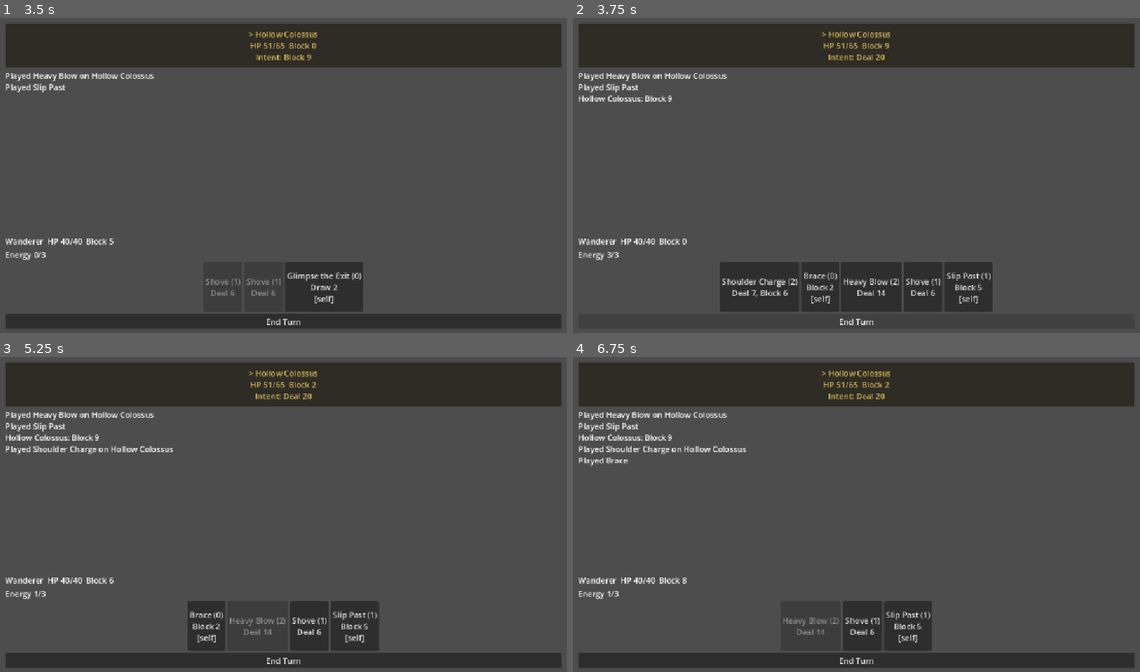
Above: before the commit, frames 1-4 (two rows, left to right).
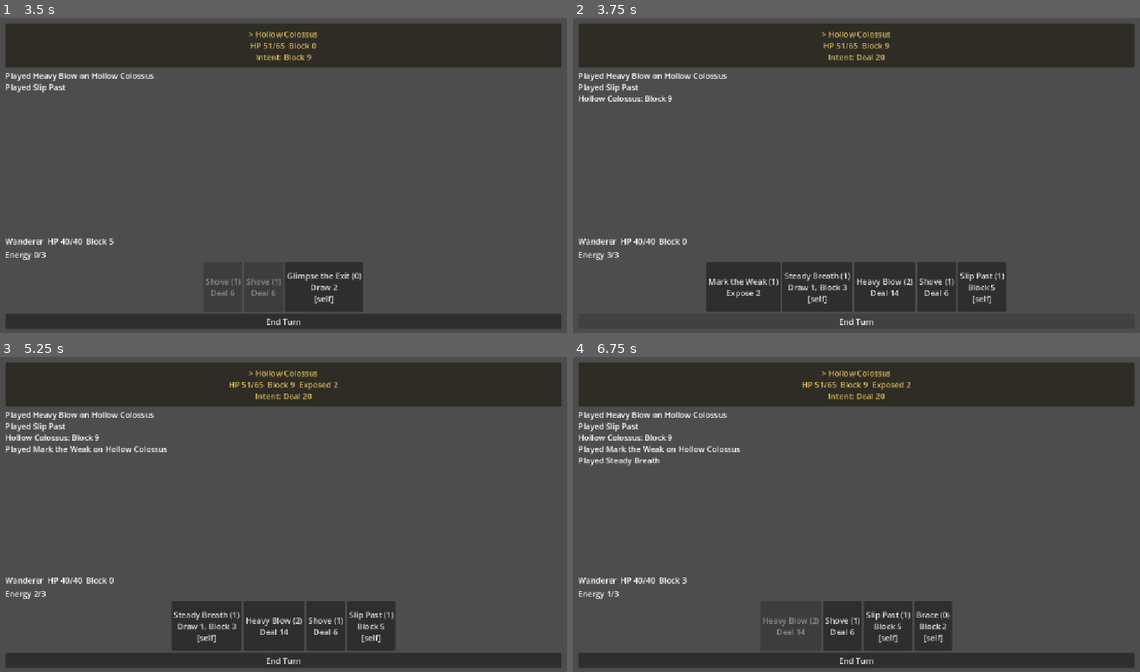
Above: after the commit, the same moments.

Repository: grump606/card-battle-prototype
Game: Godot game, scene res://battle.tscn
Two runs of this game, one before a commit and one after it. Both use one fixed random seed, a clock stepped at 60 frames per second and the inputs below.
Inputs (mouse positions are in pixels of both pictures, inside the frame that each line leads up to):
- Up to frame 1 (3.5 s): click "> Hollow Colossus HP 65/65 Bl…" at 0.5 s; click "Heavy Blow (2) Deal 14" at 1.25 s; click "> Hollow Colossus HP 51/65 Bl…" at 2 s; click "Slip Past (1) Block 5 [self]" at 2.75 s
- Up to frame 2 (3.75 s): click "End Turn" at 3.5 s
- Up to frame 3 (5.25 s): click "> Hollow Colossus HP 51/65 Bl…" at 4.25 s; click (187, 624) at 5 s, where only the run before the commit has a clickable "Shoulder Charge (2) Deal 7, B…"
- Up to frame 4 (6.75 s): click "> Hollow Colossus HP 51/65 Bl…" at 5.75 s; click (777, 624) at 6.5 s, where only the run before the commit has a clickable "Brace (0) Block 2 [self]"

Frame 1 is identical in both runs. In frame 2, 2.3% of the frame differs, in the area x 23-77%, y 77-94%; in frame 3, 2.4%, in the area x 5-70%, y 7-94%; in frame 4, 1.9%.

Commit message:
Add Mark the Weak (Expose) card to the extended deck
Cost 1, applies Exposed for 2 turns to the selected enemy. Replaces one
Brace so the extended deck stays at 14 cards; the deck composition
assertion in content_tests is updated to match. Sim win rates with the
greedy policy (which does not exploit Expose): ~96% / 84% / 64% for
1 / 2 / 3 enemies.

Co-Authored-By: Claude Sonnet 5.5 <noreply@anthropic.com>

Diff:
--- a/combat/starter_content.gd
+++ b/combat/starter_content.gd
@@ -13,6 +13,7 @@
 const BRACE_PATH := "res://data/cards/brace.tres"
 const STEADY_BREATH_PATH := "res://data/cards/steady_breath.tres"
 const SHOULDER_CHARGE_PATH := "res://data/cards/shoulder_charge.tres"
+const MARK_THE_WEAK_PATH := "res://data/cards/mark_the_weak.tres"
 const WISP_PATH := "res://data/enemies/skittering_wisp.tres"
 const COLOSSUS_PATH := "res://data/enemies/hollow_colossus.tres"
 const EXTENDED_DECK_SIZE := 14
@@ -43,13 +44,15 @@
 
 
 ## Balance-testing deck of EXTENDED_DECK_SIZE (14) cards: 4 Shove, 3 Slip Past,
-## 1 Glimpse the Exit, 2 Heavy Blow, 2 Brace, 1 Steady Breath, 1 Shoulder Charge.
+## 1 Glimpse the Exit, 2 Heavy Blow, 1 Brace, 1 Steady Breath, 1 Shoulder Charge,
+## 1 Mark the Weak.
 ## Returns an empty deck (and logs the cause) if any card resource fails to load.
 static func extended_deck() -> Array[CardData]:
 	var cards: Array[CardData] = []
 	var plan: Array = [
 		[SHOVE_PATH, 4], [SLIP_PAST_PATH, 3], [GLIMPSE_EXIT_PATH, 1],
-		[HEAVY_BLOW_PATH, 2], [BRACE_PATH, 2], [STEADY_BREATH_PATH, 1], [SHOULDER_CHARGE_PATH, 1],
+		[HEAVY_BLOW_PATH, 2], [BRACE_PATH, 1], [STEADY_BREATH_PATH, 1], [SHOULDER_CHARGE_PATH, 1],
+		[MARK_THE_WEAK_PATH, 1],
 	]
 	for entry in plan:
 		var card := _load_card(entry[0] as String)
--- /dev/null
+++ b/data/cards/mark_the_weak.tres
@@ -0,0 +1,16 @@
+[gd_resource type="Resource" script_class="CardData" format=3]
+
+[ext_resource type="Script" uid="uid://cvqeldq7ry1bu" path="res://combat/card_data.gd" id="1_card"]
+[ext_resource type="Script" uid="uid://v0wf0vn2ro0b" path="res://combat/card_effect.gd" id="2_effect"]
+
+[sub_resource type="Resource" id="Resource_effect"]
+script = ExtResource("2_effect")
+kind = 3
+amount = 2
+
+[resource]
+script = ExtResource("1_card")
+id = &"mark_the_weak"
+display_name = "Mark the Weak"
+cost = 1
+effects = Array[ExtResource("2_effect")]([SubResource("Resource_effect")])
--- a/tests/content_tests.gd
+++ b/tests/content_tests.gd
@@ -66,7 +66,7 @@
 	for card in deck:
 		counts[card.id] = counts.get(card.id, 0) + 1
 		_check(card.cost >= 0 and card.cost <= 3, "extended card playable: %s" % card.id)
-	var want := {&"shove": 4, &"slip_past": 3, &"glimpse_exit": 1, &"heavy_blow": 2, &"brace": 2, &"steady_breath": 1, &"shoulder_charge": 1}
+	var want := {&"shove": 4, &"slip_past": 3, &"glimpse_exit": 1, &"heavy_blow": 2, &"brace": 1, &"steady_breath": 1, &"shoulder_charge": 1, &"mark_the_weak": 1}
 	_check(counts == want, "extended deck composition: %s" % str(counts))
 
 
